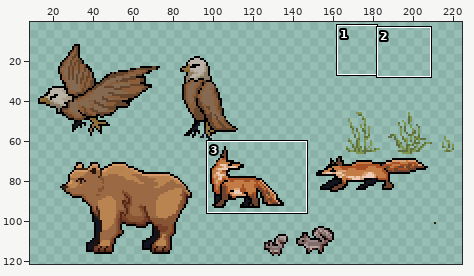
Two states of a sprite sheet, Assets/Sprites/AnimalSprites/extraStuffTF_12.png. The picture above shows the old version from afar; the outline marks the close-up.
Close-up. Before:
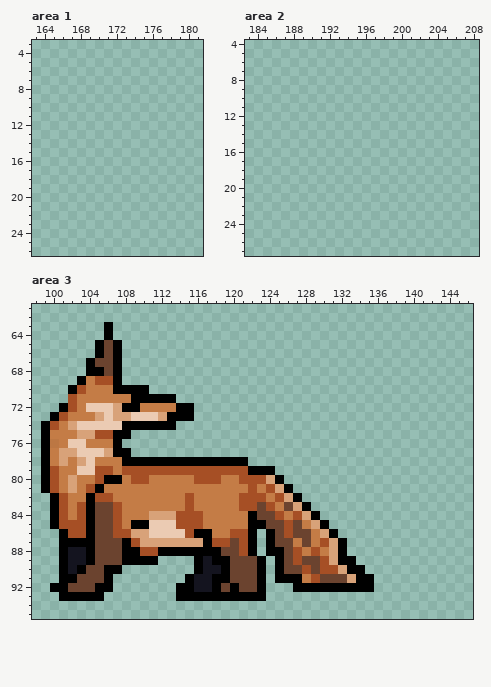
The file is 225x122 pixels. Pixels under 10% opacity are left out. Colours within 5 levels of each other are drawn and written as one. Shown: area 1: x 163..181, y 3..26; area 2: x 183..208, y 4..27; area 3: x 98..146, y 61..95. The wide view leaves out empty margins. The commit also changed other parts of the picture, which this record leaves out.
Now the later version:
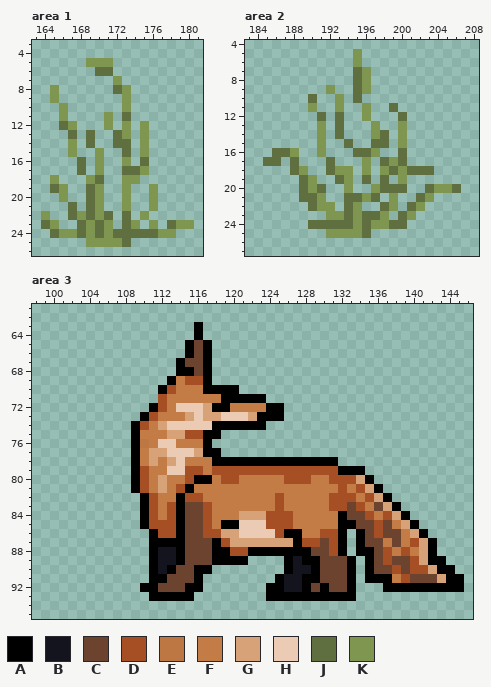
Palette (. is transparent): A #000000  B #14141f  C #6b432f  D #a64f25  E #bc7743fe  F #c47c46  G #d8a279  H #ebcbb3  J #5f6f40  K #7e9650
The exact change:
Changed rows in their new state; - is an unchanged pixel.
Area 1:
first column x 164:
 5 -----KKK---------
 6 ------JJ---------
 7 --------K--------
 8 -K------JK-------
 9 -K-------K-------
10 --K------K-------
11 --K----K-J-------
12 --JK---K-K-K-----
13 ---J-J--JK-K-----
14 ---K-J--JJ-K-----
15 ---K--K--J-K-----
16 ----J-K--K-J-----
17 ----J-K--JJK-----
18 -K---KJ--KK------
19 -JK--JK--K--K----
20 --K--JK--K--K----
21 ---J-JK--K--K----
22 K--JKJKJ-J-K-----
23 JK--JKJK-JK-K-JKK
24 -JKKJKJKJJJJJKK--
25 -----KKKKJ-------
Area 2:
first column x 185:
 5 ----------K-----------
 6 ----------K-----------
 7 ----------JK----------
 8 ----------JK----------
 9 -------K--JK----------
10 -----J--K-J-----------
11 -----K--K--K--J-------
12 ------J-J--K---J------
13 ------K-J---K--K------
14 ------K-J---KJ-K------
15 ------K--J--JJ-K------
16 -JJK--K---JJK--J------
17 JJ-J---J---K-JKJ------
18 ---JK--JKK-K-KJKJJJ---
19 ----JK--JK-J-J-K------
20 ----JKJ--K--KJJJ--JKKJ
21 ----JJK--JJKJ-K--JK---
22 -----JKK-JK--JK-JK----
23 -------KKJKJJK-JK-----
24 -----JJJJJKJKKJJ------
25 -------KKKKJ----------
Area 3:
first column x 99:
63 -------.---------A-----------------------------
64 -------.---------A-----------------------------
65 ------...-------ACA----------------------------
66 ------...-------ACA----------------------------
67 -----....------ACCA----------------------------
68 -----....------AACA----------------------------
69 ----.....-----AFDDA----------------------------
70 ---.........-ADFFFAAAA-------------------------
71 ---..........DFFFFFFAAAAA----------------------
72 --..........AD-HHHGAAFFFFAA--------------------
73 -..........ADFFFGHGGHHHGAAA--------------------
74 ..........-DFGHHHHHAAAAAA----------------------
75 ..........AFFFGGDDAA---------------------------
76 .........-AEFHHFFFA----------------------------
77 ..........AFGGHHHGAA---------------------------
78 ..........-FGFGHFFF----AAAAAAAAAA--------------
79 ..........A-FFHH--F----DDDDDDDDDDAAA-----------
80 ..........A--G--DAAFDDFFFFFDDDFFDDDGA----------
81 ..........AD-G-DA------F-FFFFFFFFDFDGA---------
82 -..........AD--A-D----FFF--FFFFFDDDFDGA--------
83 -..........AD-DACCD---FFFFDFFFFFDDCDFCGA-------
84 -..........ADFDACCD---GGGD-DFFFFFACCDFDGA------
85 -..........-DDDACCD-AAHHHDD-F-FFFAACCDCFGA-----
86 --..........ADDACCDDGGHHHHDAAF-DDA-ACDCCFGA----
87 --..........AAAACCCA-GGGGGGGADDCD--ACCFCFDGA---
88 --..........ABB-CCC-AD--A--AAACCD--AACDFDFGA---
89 --..........-BBACCC--AA..-.ABAACCC--ACDCCDGAA--
90 --.......---ABACC-A......-.ABBACCC-.ACCDCDDGAA-
91 --......----AACCCA.......--BBAA---A.-AAFDCCCGAA
92 -.......---AACCC-A.......AABB-C-CC-..-AAAAAAAAA
93 --.....-----AAA--........AAAAAAAAAA------------
